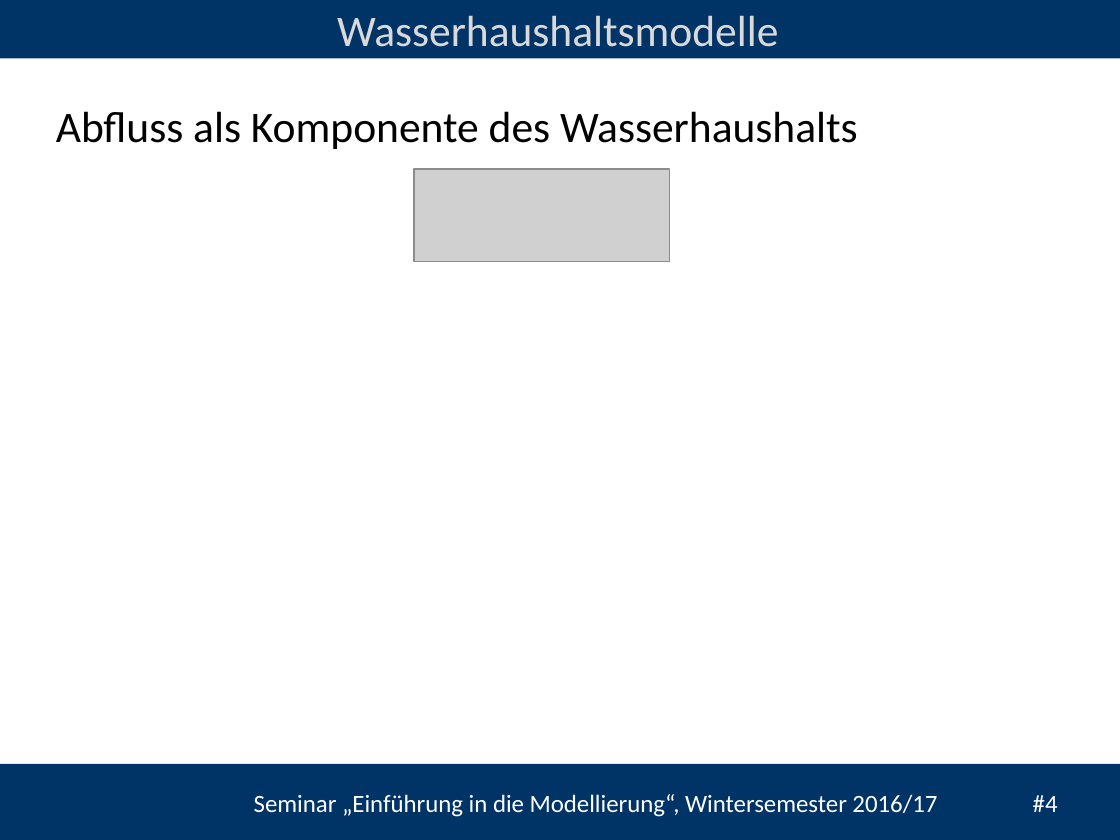
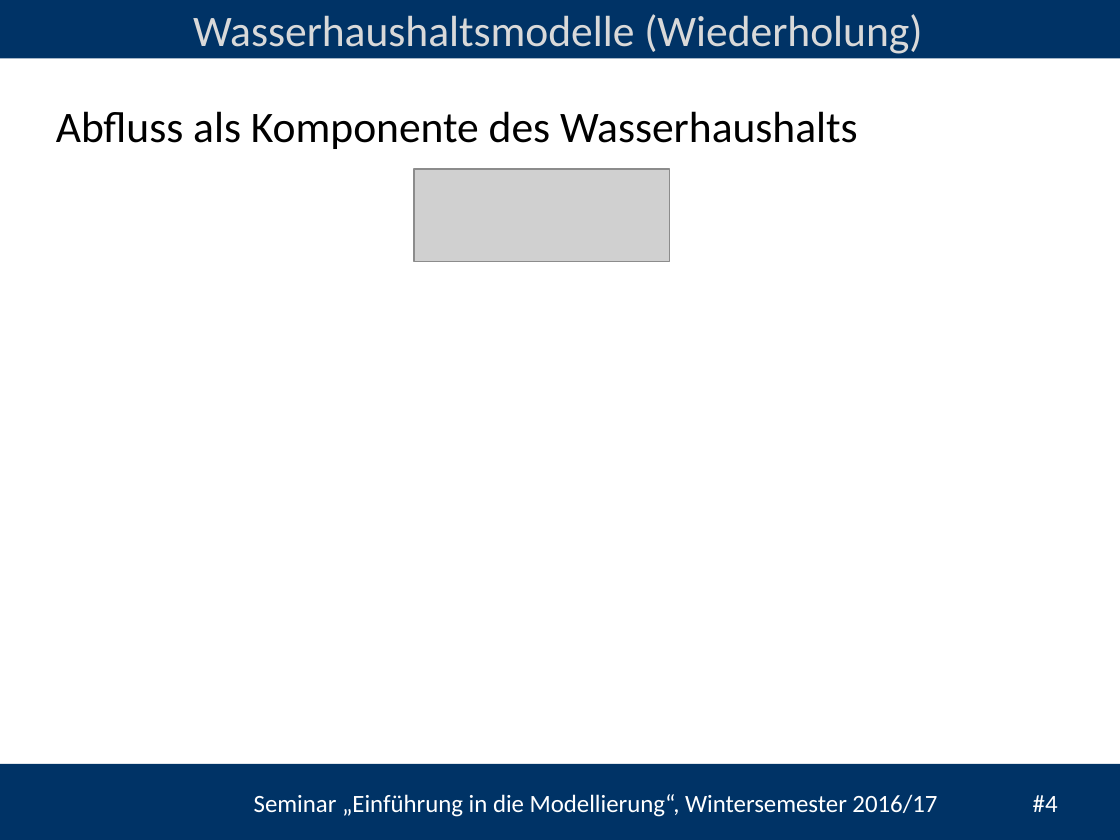
Before and after one commit to heistermann/Einf_Modellierung, a slide deck: slide 4 of Termin_5/folien/UebungModellierung#5.pptx. Drawn at 1120x840 pixels with LibreOffice and Linux fonts; fonts in the diff are those of the drawing; grey boxes stand for pictures; background and template pictures are left out. Boxes give left, top, right and bottom in pixels: in the first picture for what was removed or moved away, otherwise in the second. Text is boxed around its words. In the diff, an @@ line names an element or a change of style, - is before the commit and + after.

```diff
--- a/Termin_5/folien/UebungModellierung#5.pptx
+++ b/Termin_5/folien/UebungModellierung#5.pptx
@@ text at box(193, 14, 922, 54): text changed @@
-Wasserhaushaltsmodelle
+Wasserhaushaltsmodelle (Wiederholung)
```
Also in this commit, not shown: 3 other slides changed, 2 slides added, 1 slide removed, 23 other files.
